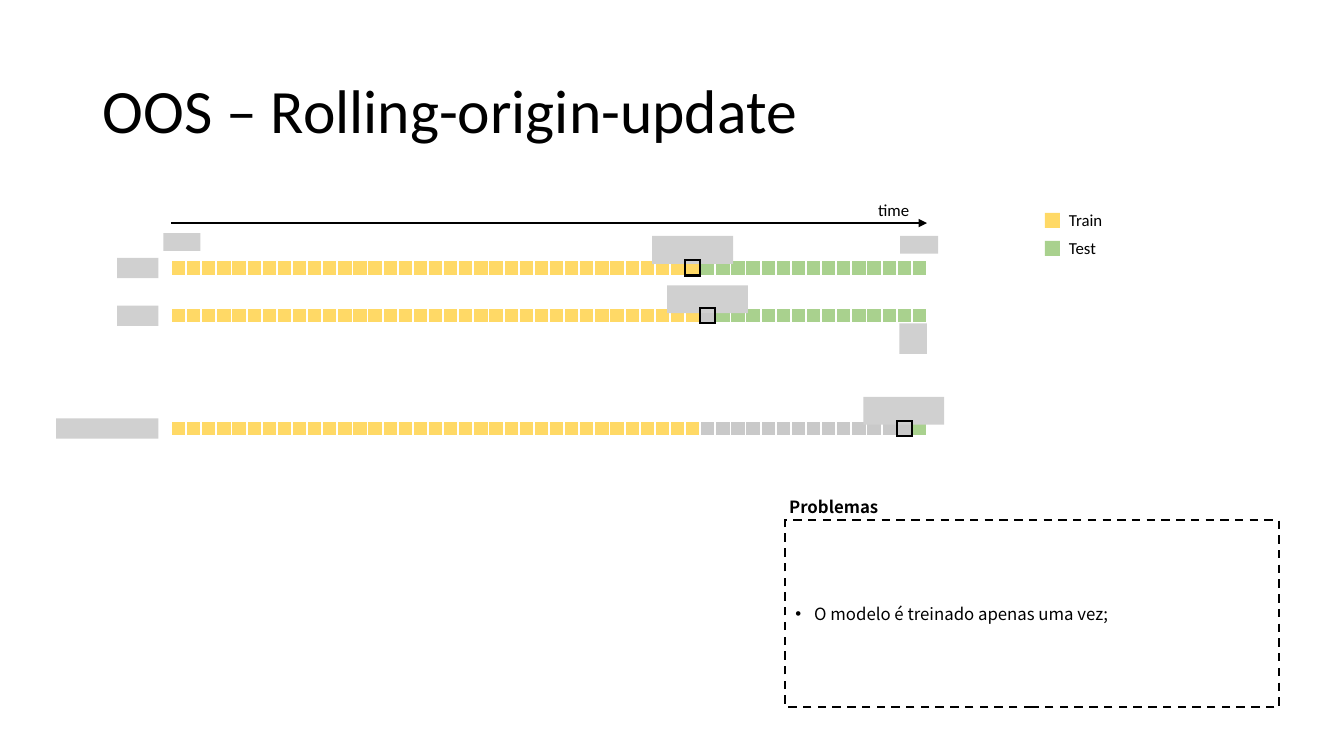
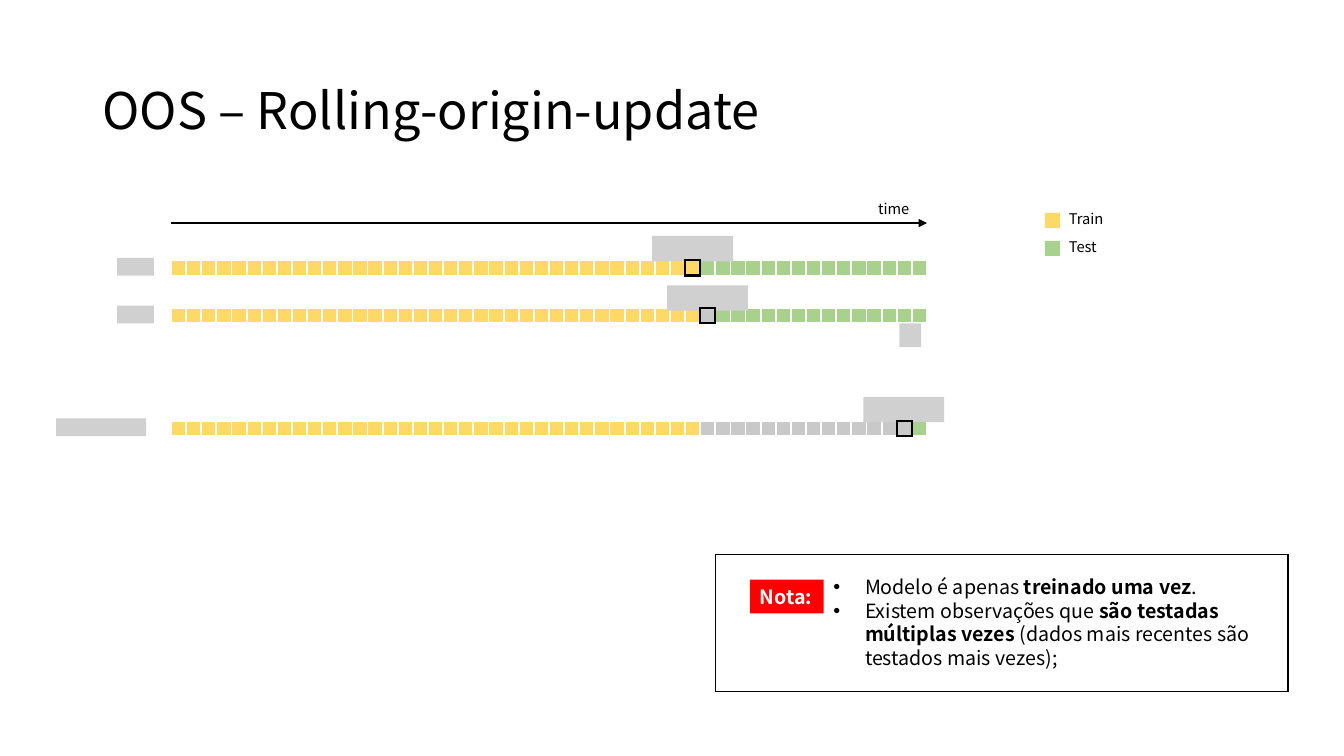
Before and after one commit to MiguelLoureiro98/timecave, a slide deck: slide 13 of papers/.ppt/cvtimeseries.pptx (slide 12 before the commit). Drawn at 1344x756 pixels with LibreOffice and Linux fonts; fonts in the diff are those of the drawing; grey boxes stand for pictures; background and template pictures are left out. Boxes give left, top, right and bottom in pixels: in the first picture for what was removed or moved away, otherwise in the second. Text is boxed around its words. In the diff, an @@ line names an element or a change of style, - is before the commit and + after.

```diff
--- a/papers/.ppt/cvtimeseries.pptx
+++ b/papers/.ppt/cvtimeseries.pptx
@@ title "OOS – Rolling-origin-update" at (102,89,759,142): size 44 to 36 pt, font Calibri to Noto Sans CJK TC @@
@@ picture removed at (163,233,201,251) @@
@@ picture removed at (900,236,939,254) @@
@@ size 12 to 10.5 pt, font Calibri to Noto Sans CJK TC in 3 elements at (878,202,909,214), (1069,212,1103,224), (1069,241,1097,252) @@
@@ picture: place and size @@
-picture at (117,258,158,278)
+picture at (117,258,153,276)
@@ picture: place and size @@
-picture at (117,306,158,326)
+picture at (117,306,153,324)
@@ picture: place and size @@
-picture at (899,324,927,354)
+picture at (899,324,922,348)
@@ picture: place and size @@
-picture at (56,418,158,439)
+picture at (56,418,146,437)
@@ text removed at (789,499,878,514) @@
-Problemas
@@ rectangle removed at (785,520,1279,708) @@
-• O modelo é treinado apenas uma vez;
@@ rectangle added at (716,555,1289,692), outline #000000 1 pt @@
@@ rectangle added at (750,580,824,614), fill #FF0000, 14 pt, text #FFFFFF, bold @@
+Nota:
@@ text added at (865,577,1249,669), 14 pt, text #000000 @@
+• Modelo é apenas treinado uma vez.
+• Existem observações que são testadas múltiplas vezes (dados mais recentes são testados mais vezes);
```
Also in this commit, not shown: 20 other slides changed, 2 slides added, 1 other file.
